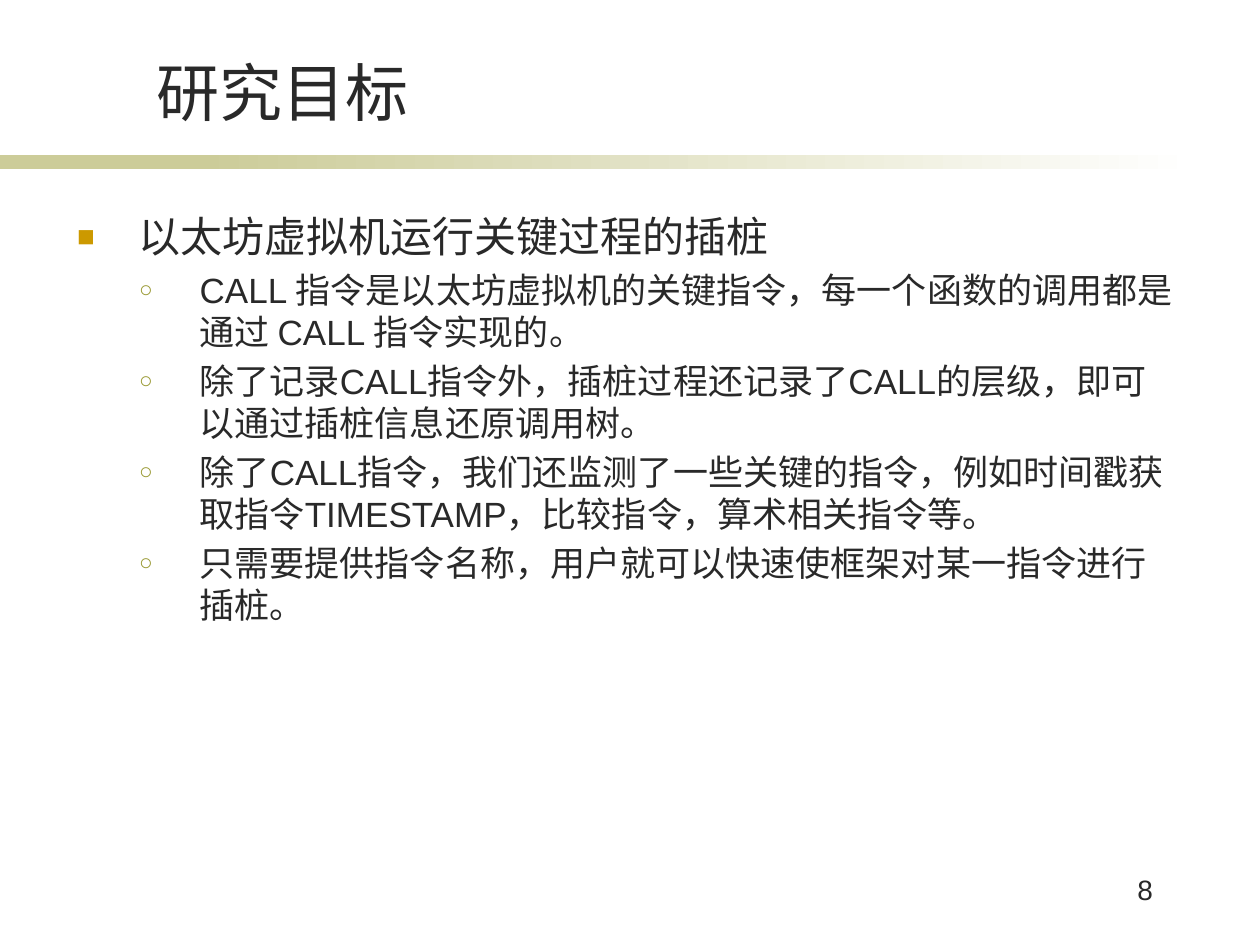
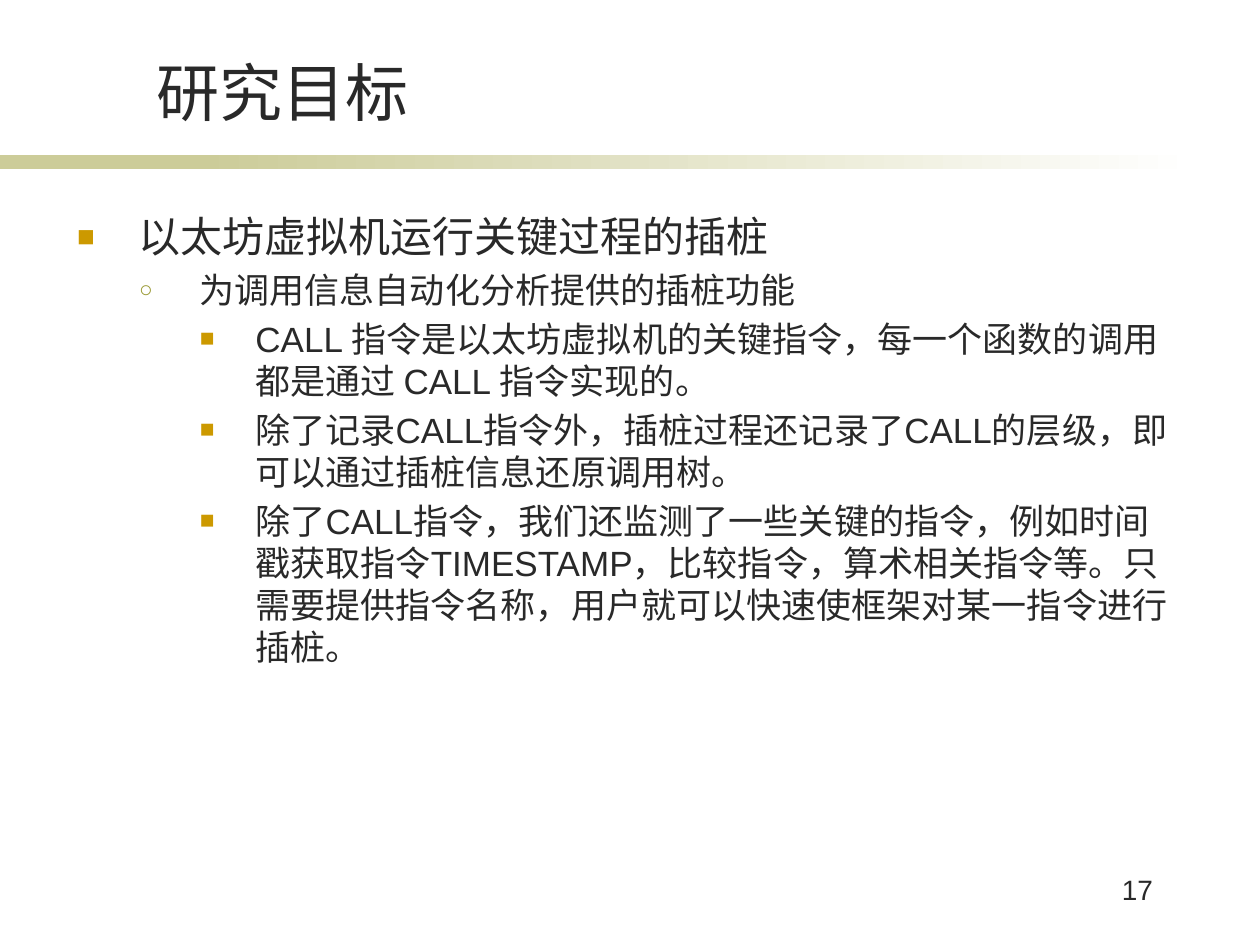
Before and after one commit to Chirachiino/ChainHacker, a slide deck: slide 17 of pre.pptx (slide 8 before the commit). Drawn at 1260x945 pixels with LibreOffice and Linux fonts; fonts in the diff are those of the drawing; background and template pictures are left out. Boxes give left, top, right and bottom in pixels: in the first picture for what was removed or moved away, otherwise in the second. Text is boxed around its words. In the diff, an @@ line names an element or a change of style, - is before the commit and + after.

```diff
--- a/pre.pptx
+++ b/pre.pptx
@@ text at bbox=[200, 273, 796, 306]: paragraph added @@
+  ○ 为调用信息自动化分析提供的插桩功能
@@ text at bbox=[255, 322, 1167, 488]: bullet ○ to ■; list level 2 to 3 in "CALL 指令是以太坊虚拟机的关键指令，每一个函数的调用都是通过 CALL 指令实现的。"; bullet colour #999933 to #CC9900; list level 2 to 3 in "除了记录CALL指令外，插桩过程还记录了CALL的层级，即可以通过插桩信息还原调用树。" @@
@@ text at bbox=[255, 504, 1167, 663]: text changed @@
-  ○ 除了CALL指令，我们还监测了一些关键的指令，例如时间戳获取指令TIMESTAMP，比较指令，算术相关指令等。
-  ○ 只需要提供指令名称，用户就可以快速使框架对某一指令进行插桩。
+    ■ 除了CALL指令，我们还监测了一些关键的指令，例如时间戳获取指令TIMESTAMP，比较指令，算术相关指令等。只需要提供指令名称，用户就可以快速使框架对某一指令进行插桩。
@@ page number at bbox=[1122, 880, 1153, 900]: text changed @@
-8
+17
```
Also in this commit, not shown: 11 other slides changed, 17 slides added, 2 slides removed, 9 other files.
